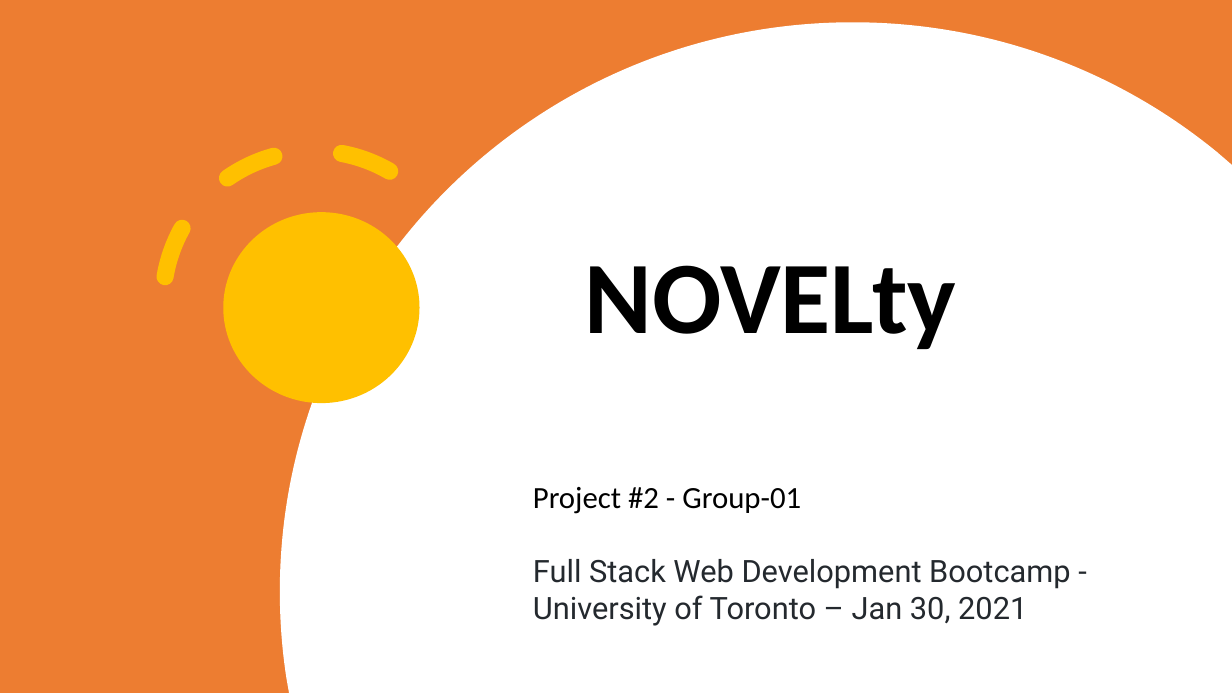
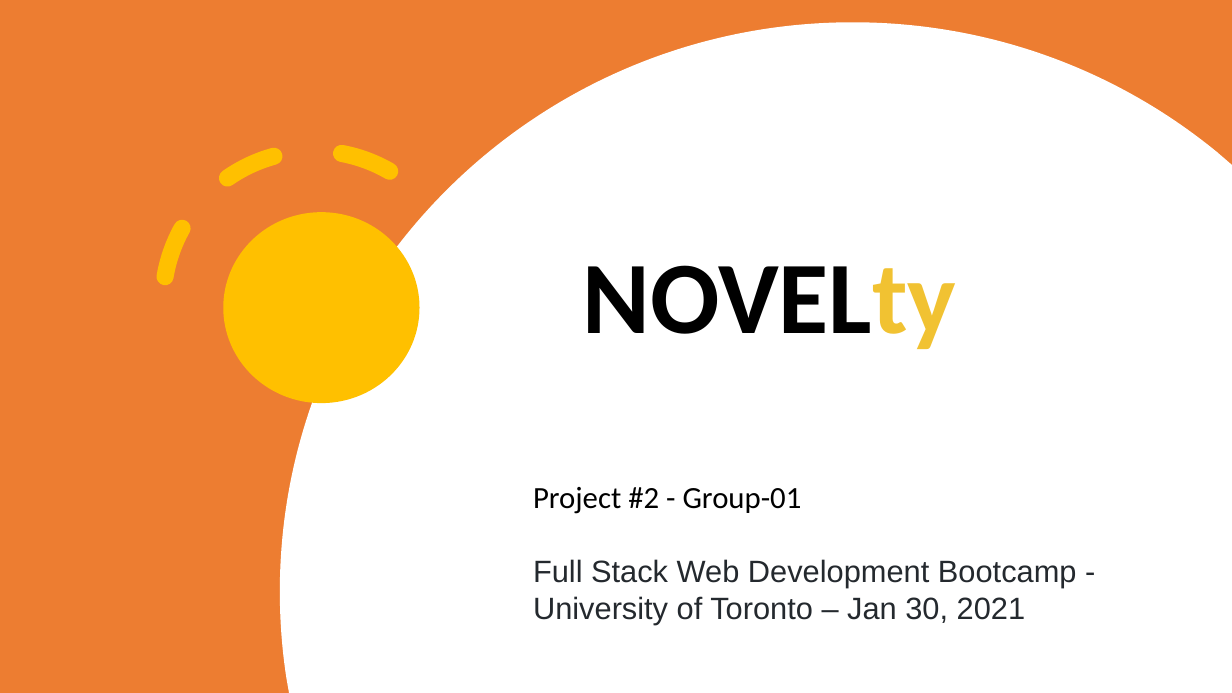
Before and after one commit to nagck/NOVELty, a slide deck: slide 1 of assets/novelty.pptx. Drawn at 1232x693 pixels with LibreOffice and Linux fonts; fonts in the diff are those of the drawing. Boxes give left, top, right and bottom in pixels: in the first picture for what was removed or moved away, otherwise in the second. Text is boxed around its words. In the diff, an @@ line names an element or a change of style, - is before the commit and + after.

```diff
--- a/assets/novelty.pptx
+++ b/assets/novelty.pptx
@@ title "NOVELty" at box(583, 265, 957, 349): text colour #000000 to #F1C232 in "NOVELty" @@
@@ text at box(533, 559, 1077, 625): font Roboto to Arial in "Full Stack Web Development Bootcamp - University ..." @@
```
Also in this commit, not shown: 11 other slides changed, 2 slides added, 1 slide removed.
